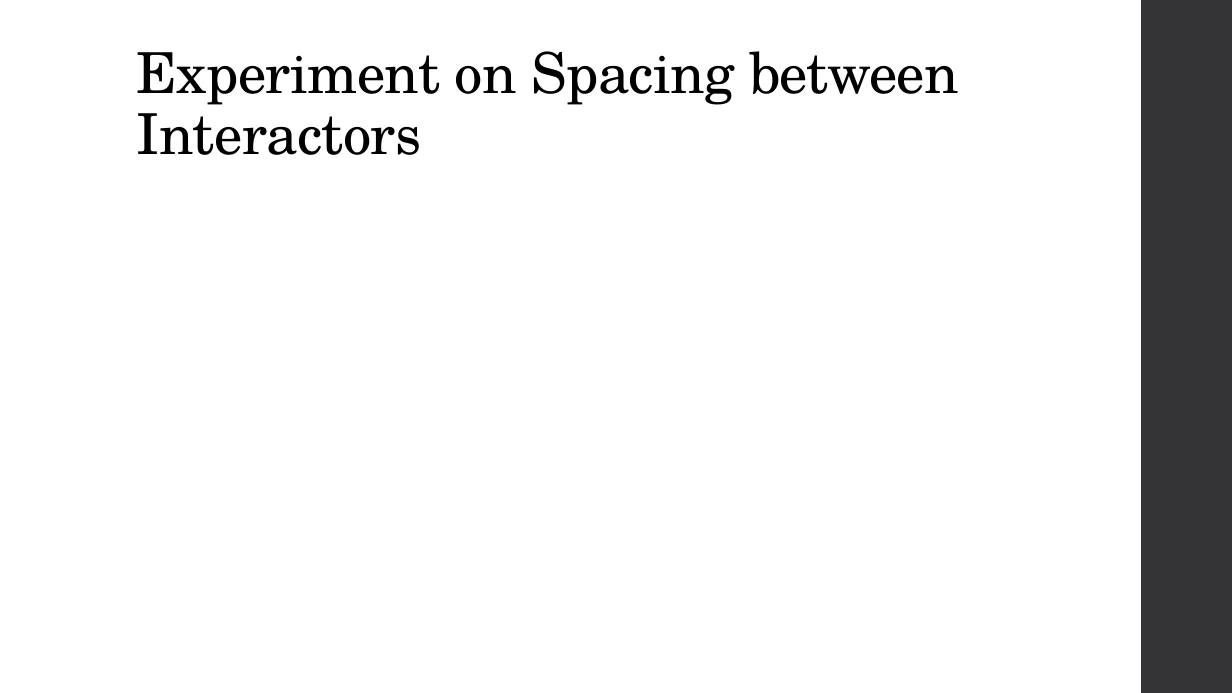
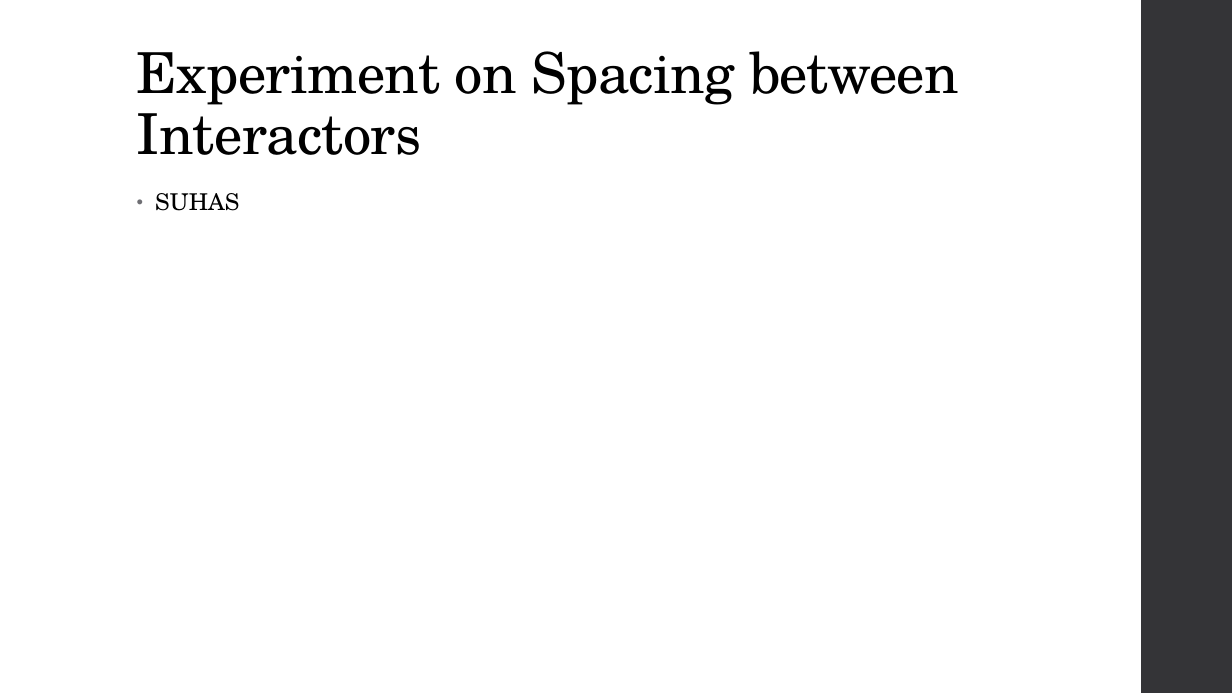
Before and after one commit to diederichk/StepCounter, a slide deck: slide 12 of MidtermPresentation/MidtermPresentation.pptx (slide 14 before the commit). Drawn at 1232x693 pixels with LibreOffice and Linux fonts; fonts in the diff are those of the drawing. Boxes give left, top, right and bottom in pixels: in the first picture for what was removed or moved away, otherwise in the second. Text is boxed around its words. In the diff, an @@ line names an element or a change of style, - is before the commit and + after.

```diff
--- a/MidtermPresentation/MidtermPresentation.pptx
+++ b/MidtermPresentation/MidtermPresentation.pptx
@@ text added at <box>155,193,239,211</box>, 18 pt, text #000000 @@
+• SUHAS
```
Also in this commit, not shown: 1 other slide changed, 1 slide added, 2 slides removed.
